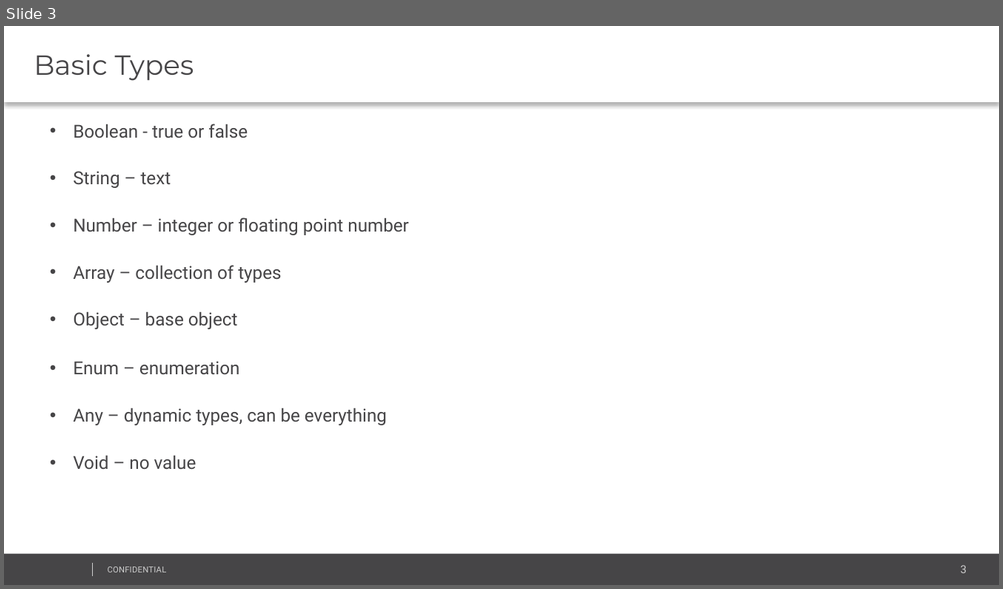
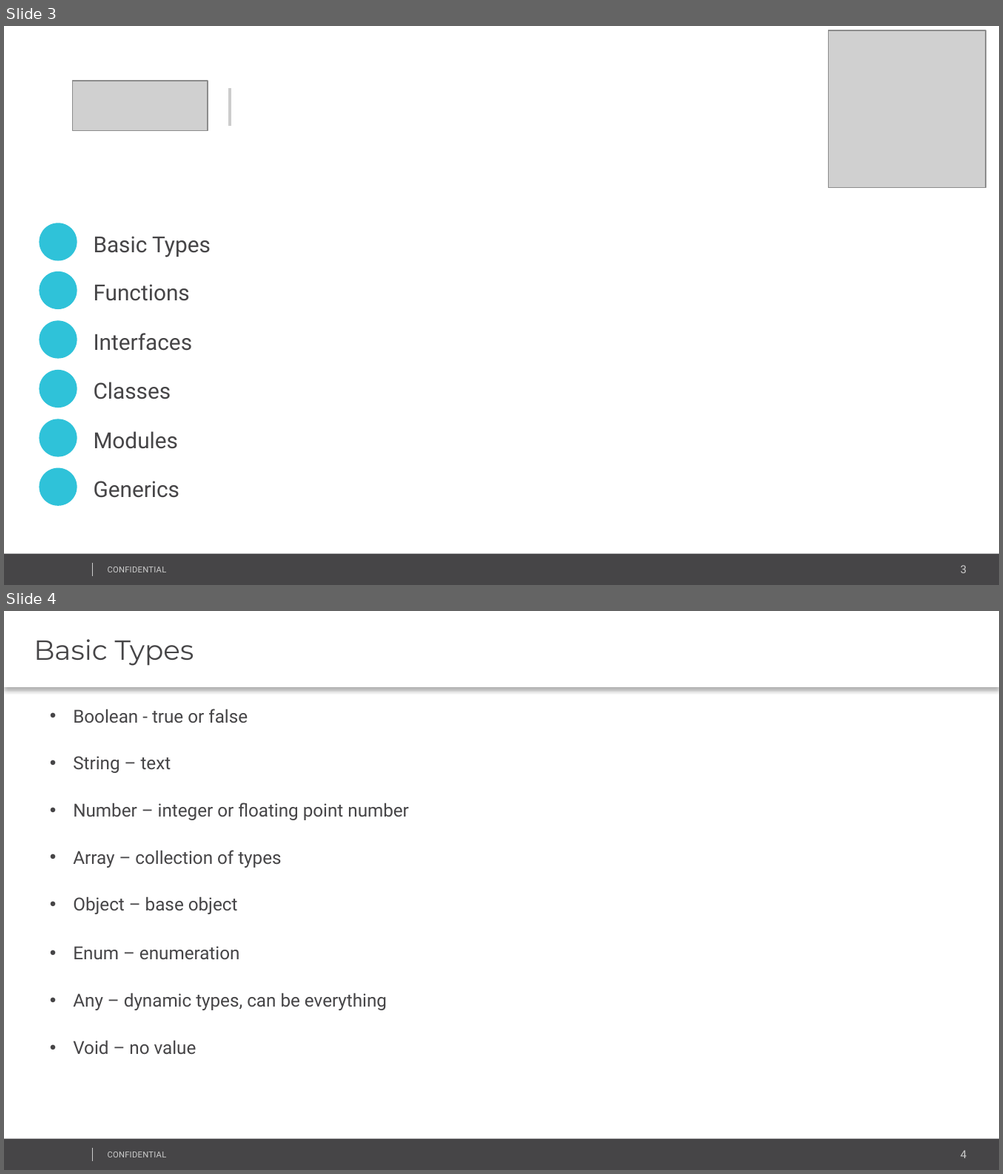
Before and after one commit to IvanPetkovPetkov/TypeScript-Template, a slide deck: EPAM_TypeScriptFundamentals.pptx. Shown one above the other, each under a label of ours: slide 3 before the commit, slides 3 and 4 after it. The pictures are 1003x589 and 1003x1174 pixels, drawn with LibreOffice and Linux fonts; fonts in the diff are those of the drawing; grey boxes stand for pictures; background and template pictures are left out. Boxes give left, top, right and bottom in pixels: in the first picture for what was removed or moved away, otherwise in the second. Text is boxed around its words. In the diff, an @@ line names an element or a change of style, - is before the commit and + after.

```diff
--- a/EPAM_TypeScriptFundamentals.pptx
+++ b/EPAM_TypeScriptFundamentals.pptx
@@ slide 3 added at (4,26,999,585), background #FFFFFF; not listed: 4 template elements that a slide beside it also shows @@
@@ picture added at (828,31,984,188) @@
@@ picture added at (73,81,208,130) @@
@@ line added from (230, 87) to (230, 125), #CCCCCC 2 pt @@
@@ ellipse added at (39,223,77,261), fill #2FC2D9 @@
@@ text added at (94,236,210,258), 16 pt, text #464547 @@
+Basic Types
@@ ellipse added at (39,272,77,309), fill #2FC2D9 @@
@@ text added at (94,284,190,301), 16 pt, text #464547 @@
+Functions
@@ ellipse added at (39,321,77,358), fill #2FC2D9 @@
@@ text added at (94,333,193,351), 16 pt, text #464547 @@
+Interfaces
@@ ellipse added at (39,370,77,408), fill #2FC2D9 @@
@@ text added at (94,382,171,400), 16 pt, text #464547 @@
+Classes
@@ ellipse added at (39,419,77,457), fill #2FC2D9 @@
@@ text added at (94,432,179,449), 16 pt, text #464547 @@
+Modules
@@ ellipse added at (39,469,77,506), fill #2FC2D9 @@
@@ text added at (94,481,180,498), 16 pt, text #464547 @@
+Generics
@@ what was slide 3 is now slide 4 @@
@@ page number at (960,1150,966,1159): text changed @@
-3
+4
```
Also in this commit, not shown: 3 slides changed, 1 other slide added, 38 other files.
